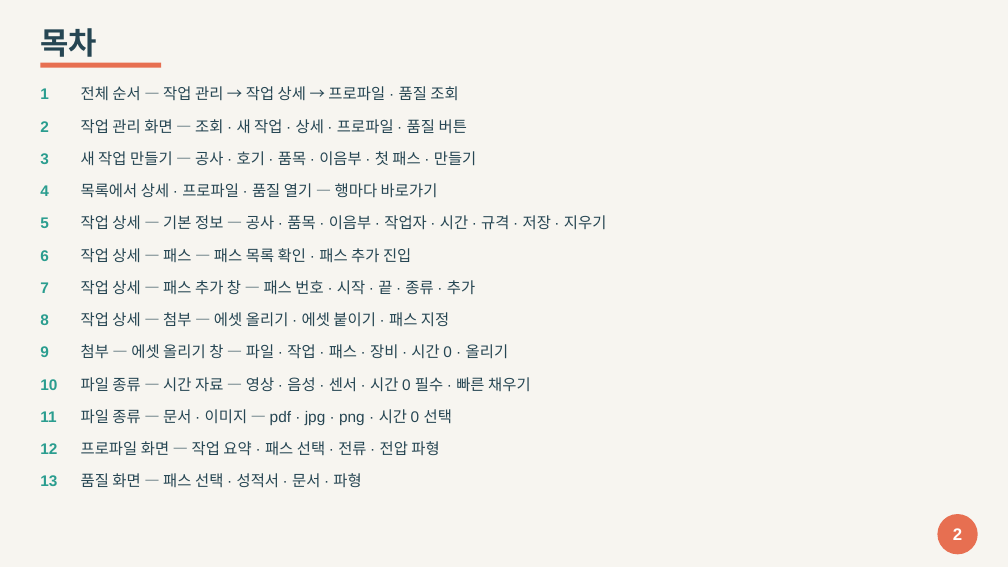
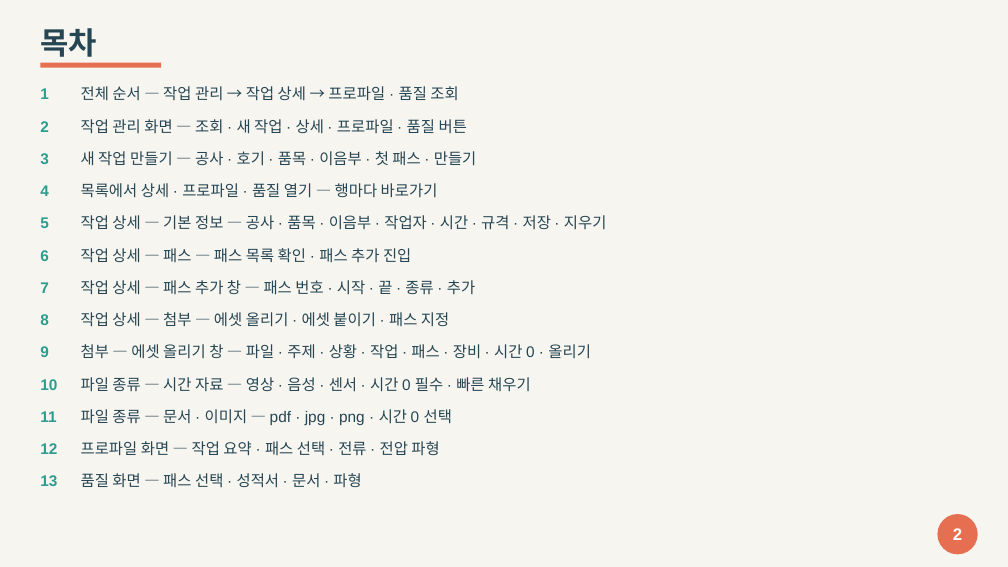
Before and after one commit to geosoft-shcho/weld-dashboard, a slide deck: slide 2 of docs/2026-10-23/작업_등록_매뉴얼.pptx. Drawn at 1008x567 pixels with LibreOffice and Linux fonts; fonts in the diff are those of the drawing. Boxes give left, top, right and bottom in pixels: in the first picture for what was removed or moved away, otherwise in the second. Text is boxed around its words. In the diff, an @@ line names an element or a change of style, - is before the commit and + after.

```diff
--- a/docs/2026-10-23/작업_등록_매뉴얼.pptx
+++ b/docs/2026-10-23/작업_등록_매뉴얼.pptx
@@ text at bbox=[81, 344, 591, 359]: text changed @@
-첨부 — 에셋 올리기 창 — 파일 · 작업 · 패스 · 장비 · 시간 0 · 올리기
+첨부 — 에셋 올리기 창 — 파일 · 주제 · 상황 · 작업 · 패스 · 장비 · 시간 0 · 올리기
```
Also in this commit, not shown: 1 other slide changed, 8 other files.
